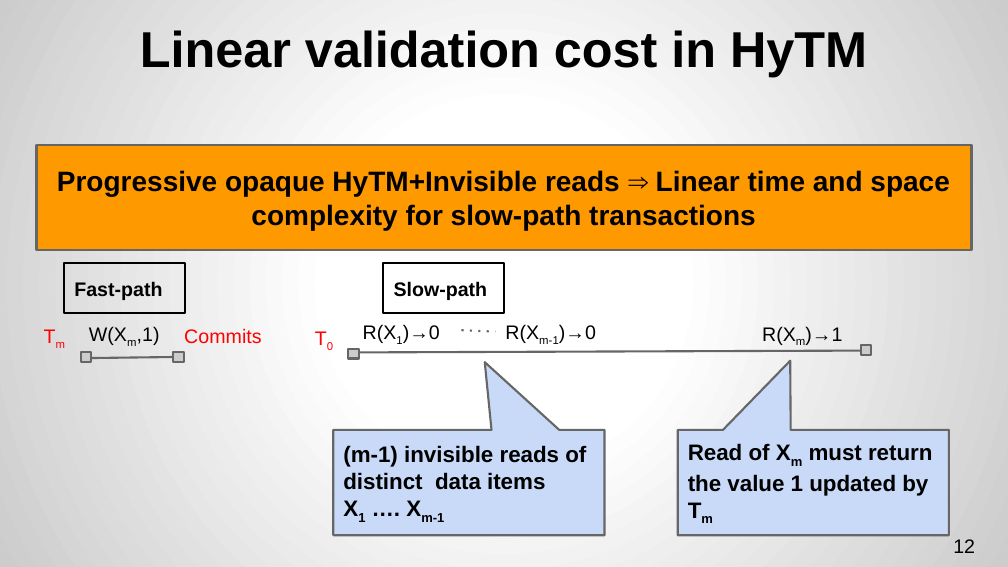
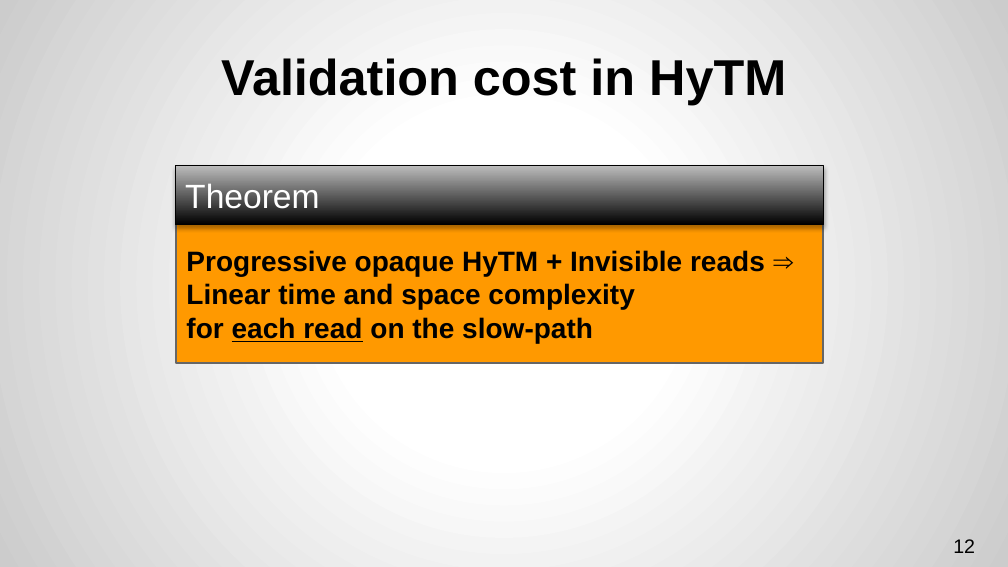
Before and after one commit to kryptos23/hytm, a slide deck: slide 12 of disc/talk/talk.v2.pptx. Drawn at 1008x567 pixels with LibreOffice and Linux fonts; fonts in the diff are those of the drawing. Boxes give left, top, right and bottom in pixels: in the first picture for what was removed or moved away, otherwise in the second. Text is boxed around its words. In the diff, an @@ line names an element or a change of style, - is before the commit and + after.

```diff
--- a/disc/talk/talk.v2.pptx
+++ b/disc/talk/talk.v2.pptx
@@ title at <box>221,58,786,105</box>: text changed @@
-Linear validation cost in HyTM
+Validation cost in HyTM
@@ rectangle added at <box>175,166,824,225</box>, fill gradient #000000 to #BDBDBD, outline #000000 0.75 pt, 24 pt, text #FFFFFF @@
+Theorem
@@ rectangle "Progressive opaque HyTM + Invisible ...": place and size @@
-rectangle "Progressive opaque HyTM + Invisible ..." at <box>36,145,972,250</box>
+rectangle "Progressive opaque HyTM + Invisible ..." at <box>176,225,824,364</box>
@@ group removed at <box>33,263,261,362</box>: 3 texts, 3 rectangles, 1 line @@
-Commits
-Tm
-W(Xm,1)
-Fast-path
@@ text in rectangle at <box>186,250,765,343</box>: text changed @@
-Progressive opaque HyTM+Invisible reads ⇒ Linear time and space complexity for slow-path transactions
+Progressive opaque HyTM + Invisible reads ⇒
+Linear time and space complexity
+for each read on the slow-path
@@ group removed at <box>304,263,871,368</box>: 4 texts, 3 rectangles, 2 lines @@
-T0
-R(X1)→0
-R(Xm)→1
-R(Xm-1)→0
-Slow-path
@@ rounded speech box removed at <box>334,430,605,535</box> @@
-(m-1) invisible reads of distinct data items
-X1 …. Xm-1
@@ rounded speech box removed at <box>677,430,949,535</box> @@
-Read of Xm must return the value 1 updated by Tm
```
Also in this commit, not shown: 6 slides removed.
